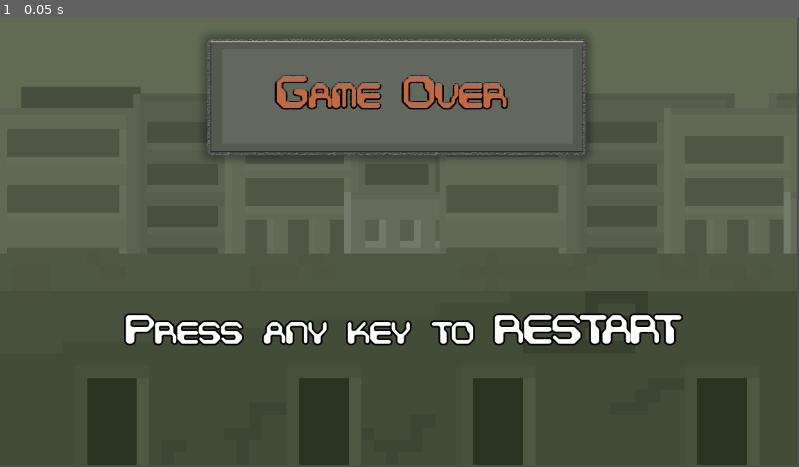
Above: before the commit, frame 1.
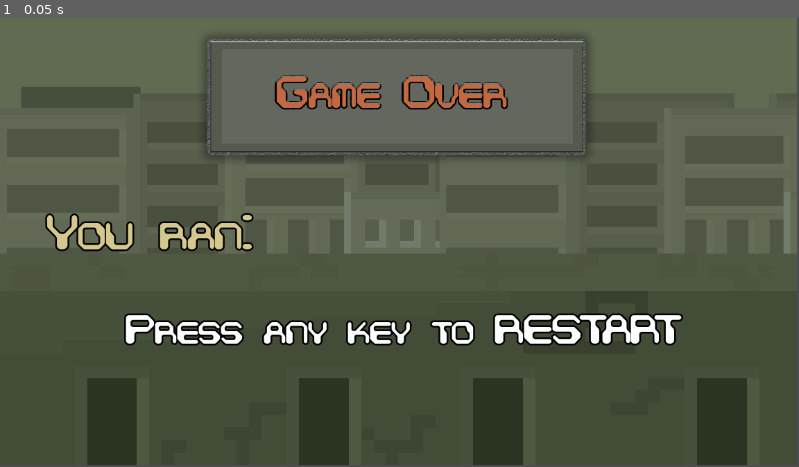
Above: after the commit, the same moment.

Repository: Dyspor/cplatformer
Game: Godot game, scene res://Data/Menus/GameOver/game_over.tscn
Two runs of this game, one before a commit and one after it. Both use one fixed random seed, a clock stepped at 60 frames per second and the inputs below. This scene is started directly instead of the project's main scene.
Inputs:
- Up to frame 1 (0.05 s): no input

The runs differ from the first frame. In frame 1, 1.0% of the frame differs, in the area x 5-32%, y 43-53%.

Commit message:
Update game_over.tscn

Diff:
--- a/Data/Menus/GameOver/game_over.tscn
+++ b/Data/Menus/GameOver/game_over.tscn
@@ -27,6 +27,30 @@
 theme_override_constants/shadow_offset_y = 60
 theme_override_constants/outline_size = 10
 theme_override_constants/shadow_outline_size = 60
-theme_override_fonts/font = ExtResource("2_jnkac")
+theme_override_fonts/font = ExtResource("2_isqox")
 theme_override_font_sizes/font_size = 60
 text = "Press any key to RESTART"
+
+[node name="ScoreTXT" type="Label" parent="."]
+layout_mode = 0
+offset_left = 67.0
+offset_top = 279.0
+offset_right = 373.0
+offset_bottom = 352.0
+theme_override_colors/font_color = Color(0.835779, 0.782283, 0.557748, 1)
+theme_override_constants/outline_size = 10
+theme_override_constants/shadow_outline_size = 0
+theme_override_fonts/font = ExtResource("2_isqox")
+theme_override_font_sizes/font_size = 75
+text = "You ran:"
+
+[node name="ScoreNumb" type="Label" parent="."]
+layout_mode = 0
+offset_left = 379.0
+offset_top = 269.0
+offset_right = 1093.0
+offset_bottom = 342.0
+theme_override_colors/font_color = Color(0.368214, 0.750804, 0, 1)
+theme_override_constants/outline_size = 10
+theme_override_fonts/font = ExtResource("2_isqox")
+theme_override_font_sizes/font_size = 75
Not shown: 2 places in Data/Menus/GameOver/game_over.tscn that only renumber resources
